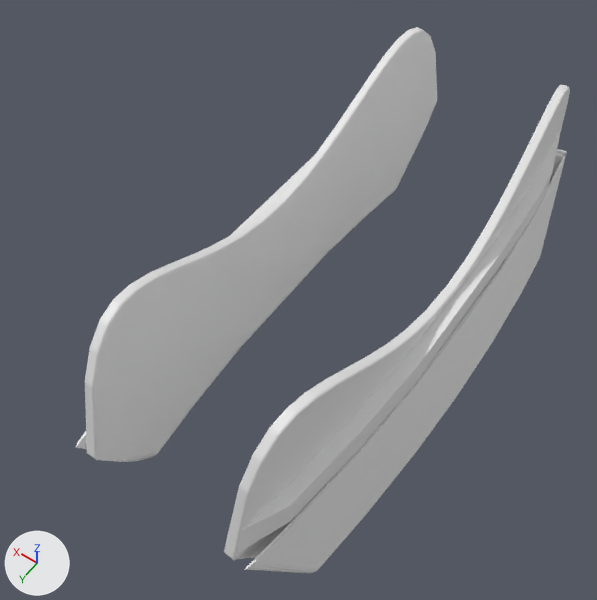
Two versions of the Blender file mask1T.blend, one commit apart.
Both versions are drawn from a camera (50 mm lens) standing at (-50.8, 62.1, 86.5) and looking at (-10.1, 5.1, -3.1). The lights are fixed; the arrows at lower left show +X, +Y and +Z.

The first picture shows 'mask02L', 'mask02R'.
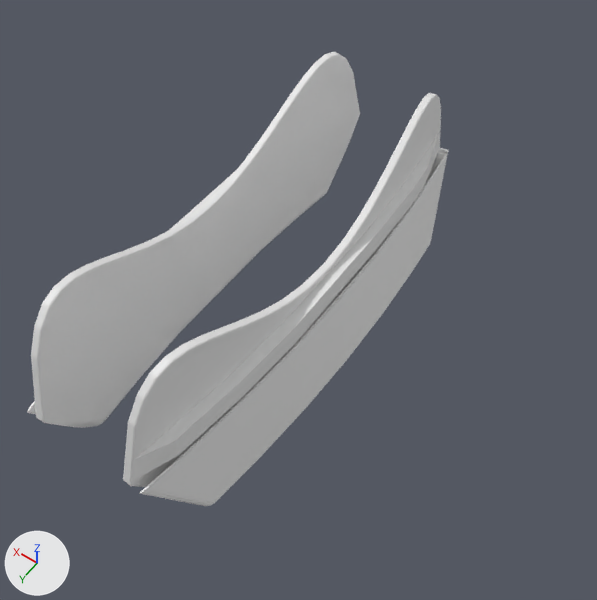
The change, as JSON lines over the scene's bpy script:
```json
{"op": "set", "path": "ob_mask02r.location", "old": "(-5.8, 3.0, 12.0)", "new": "(9.6, 0.0, 0.0)"}
{"op": "add", "block": "ob_mask02l", "code": "ob_mask02l.hide_set(True)"}
{"op": "add", "block": "ob_mask02r_001", "code": ["ob_mask02r_001 = bpy.data.objects.new('mask02R.001', me_mask02r_002.copy())  # the mesh of ob_mask02l", "ob_mask02r_001.location = (-9.6, 0.0, 0.0)", "ob_mask02r_001.rotation_euler = (-0.163, 1.571, 3.142)  # degrees (-9.3, 90, 180)", "ob_mask02r_001.scale = (1.0, -1.0, 1.0)"]}
```

Pixel boxes (x1, y1, x2, y2) of what changed, in the pictures (597 x 600 px):
```json
{"object": "mask02R", "change": "moved", "before": [76, 27, 437, 462], "after": [27, 52, 360, 428]}
{"object": "mask02L", "change": "hidden", "before": [224, 84, 570, 573]}
{"object": "mask02R.001", "change": "added", "after": [123, 93, 448, 506]}
```
